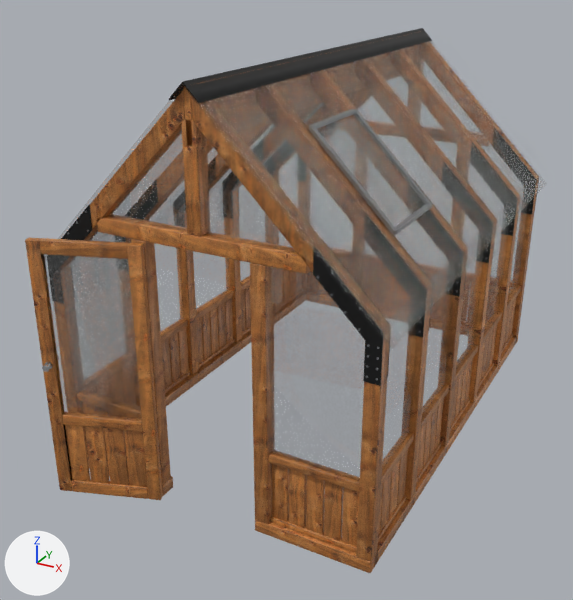
What one commit did to the glTF model nordwood-arrow.glb.
Rendered twice from a 50 mm lens placed at (2.58, -5.39, 3.5), pointed at (-0.14, -0.44, 1.03). Every picture has the same lights, and +X, +Y and +Z are marked at lower left. The first picture is the older version. Where no turn or scale is listed for an object, it has been applied to the vertices.

The first picture shows 'nordwood-arrow'.
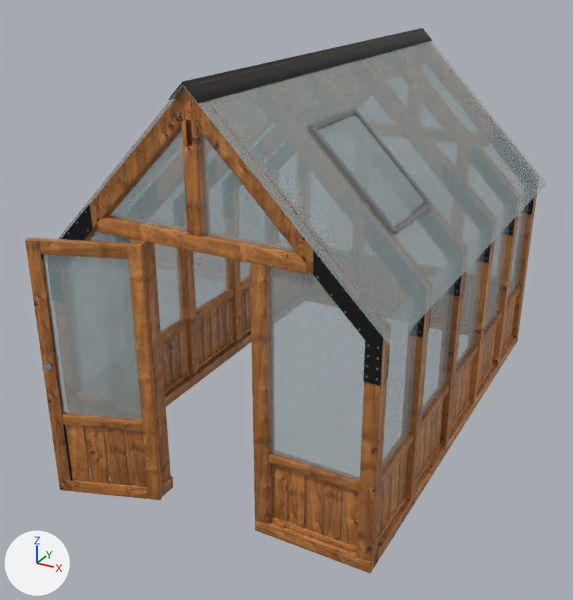
Where the change shows, as pixel boxes (x1, y1, x2, y2) in the pictures (573 x 600 px):
'nordwood-arrow', recoloured, surface changed
    both: (40, 39, 547, 484)

The change in detail:
Material 'glass' (mat_glass) changes colour from white #f7fcfa to white #daecef; in linear values from (0.93, 0.97, 0.955) to (0.7, 0.84, 0.86).
In material 'glass' (mat_glass), ior is no longer 1.52.
In material 'glass' (mat_glass), transmission_weight is no longer 1.0.
In material 'glass' (mat_glass), alpha goes from 0.22 to 0.38.
In material 'glass' (mat_glass), metallic goes from 0.0 to 0.55.
